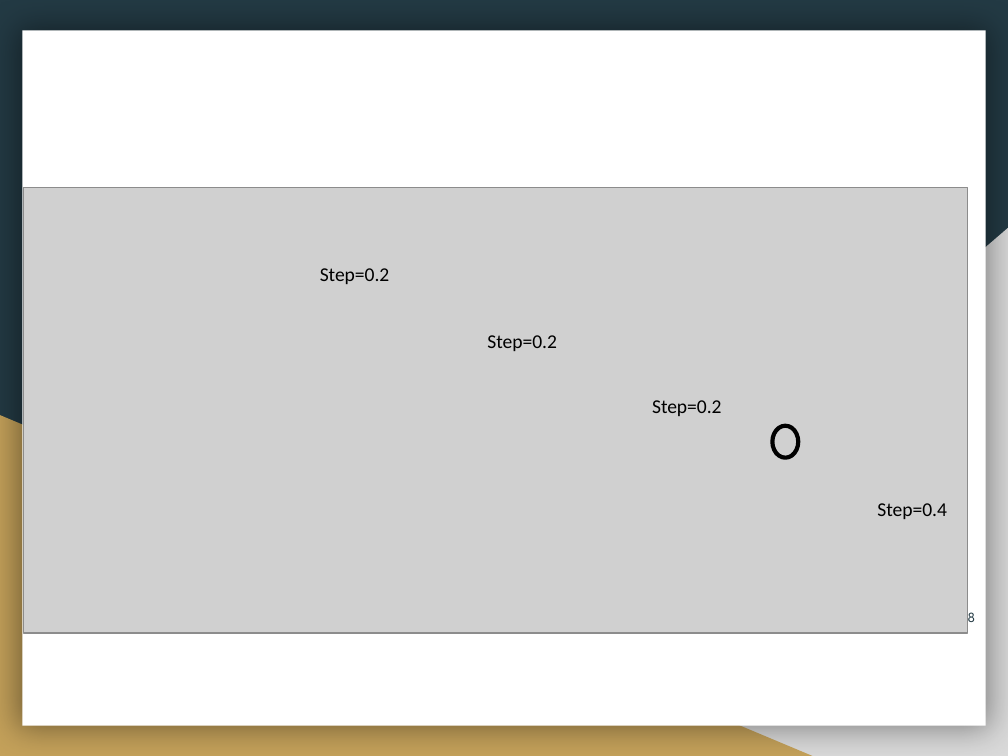
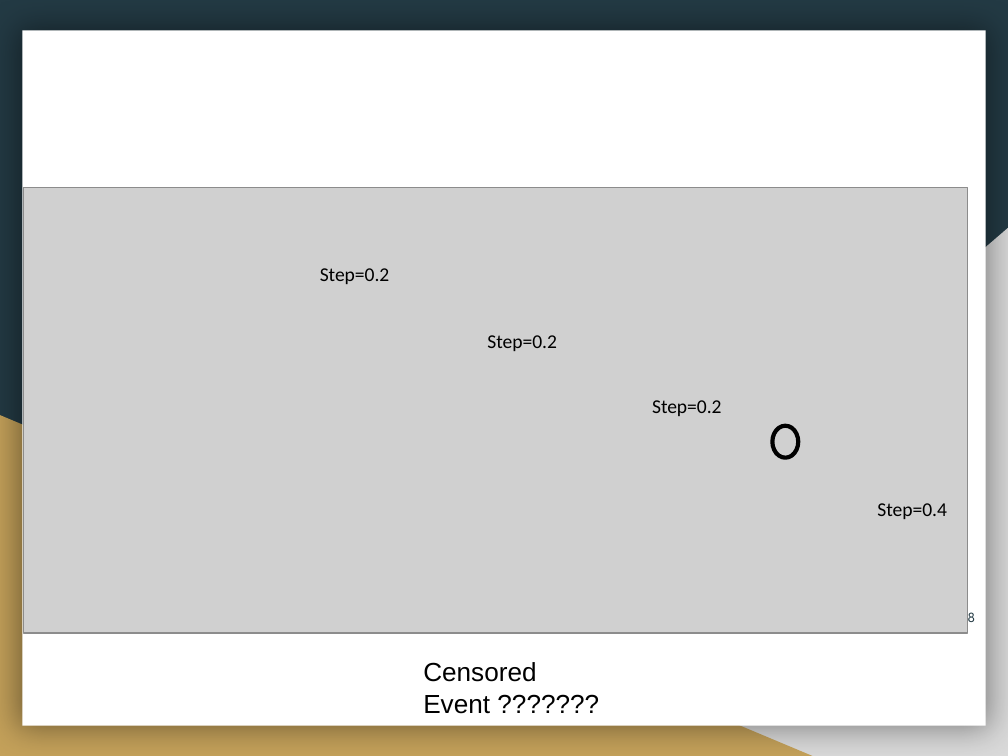
Before and after one commit to Jesse-Islam/ATGC_survival_presentation_Feb.27.2020, a slide deck: slide 8 of Intro To Survival Analysis.pptx. Drawn at 1008x756 pixels with LibreOffice and Linux fonts; fonts in the diff are those of the drawing; grey boxes stand for pictures. Boxes give left, top, right and bottom in pixels: in the first picture for what was removed or moved away, otherwise in the second. Text is boxed around its words. In the diff, an @@ line names an element or a change of style, - is before the commit and + after.

```diff
--- a/Intro To Survival Analysis.pptx
+++ b/Intro To Survival Analysis.pptx
@@ text added at box(423, 662, 536, 714), 14 pt, text #000000 @@
+Censored Event ???????
```
Also in this commit, not shown: 3 other slides changed, 1 other file.
